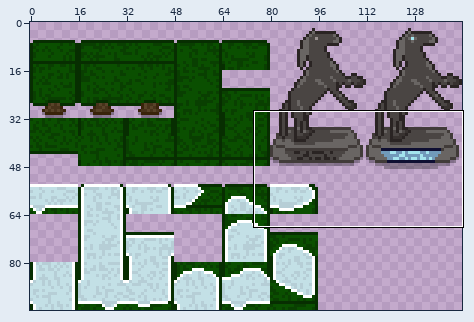
Sprite sheet, stored at graphics/structures/hedges.png. Above, an overview of the earlier version with the close-up marked.
Close-up. Earlier state:
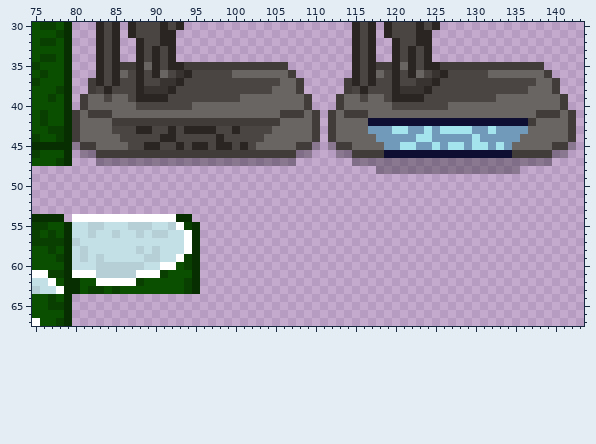
The file is 144x96 pixels. Colours within 5 levels of each other are drawn and written as one. Shown: x 75..143, y 30..67.
And afterwards:
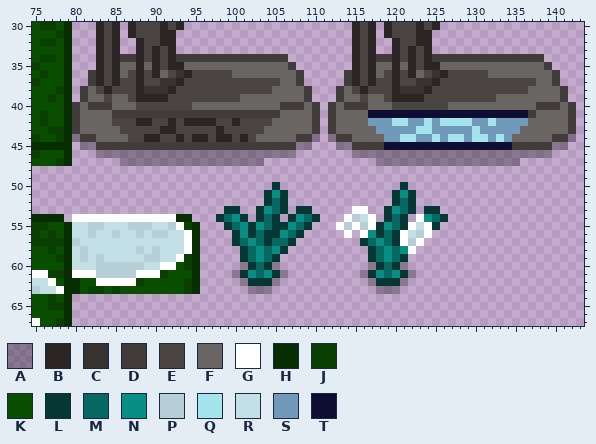
Palette (. is transparent): A #0000004b  B #2a2423  C #383230  D #413b39  E #4a4543  F #696563  G #ffffff  H #072e01  J #093f01  K #0a4f00  L #053834  M #086962  N #088e85  P #b6ced6  Q #a3e4ed  R #c3e0e6  S #719aba  T #0e0e32
From old to new:
@@ x 75..143 @@
 33 KKKKH...BEB..BEBEB......................BEB..BEBEB...................
-34 KJJKH...BEB..BEBEB......................BEB..BEBEB...................
-35 JKKKH...BEBDDBFBEBBDDDDDDDDDDDDD........BEBDDBFBEBBDDDDDDDDDDDDD.....
-36 KJKKH...BEBFEBEBFECBEEEEEFFFFFFFD.......BEBFEBEBFECBEEEEEFFFFFFFD....
+34 KJJKH...BEBDDBEBEBDDDDDDDDDDDDDD........BEBDDBEBEBDDDDDDDDDDDDDD.....
+35 JKKKH...BEBFFBFBEBBFFFFFFFFFFFFFD.......BEBFFBFBEBBFFFFFFFFFFFFFD....
+36 KJKKH..DBEBFEBEBFECBEEEEEFFFFFFFFD.....DBEBFEBEBFECBEEEEEFFFFFFFFD...
 37 JKKKH..DBEBEEBEECCBEEEEEEEEEEEEFFD.....DBEBEEBEECCBEEEEEEEEEEEEFFD...
-38 KKKJH..DEBEEEBCCCBEEEEEEEEEEEEFFFD.....DEBEEEBCCCBEEEEEEEEEEEEFFFD...
+38 KKKJH.DFEBEEEBCCCBEEEEEEEEEEEEFFFFD...DFEBEEEBCCCBEEEEEEEEEEEEFFFFD..
 39 KKJKH.DFFEFFEBBBBEEEEEEEEEFFFFFFFFD...DFFEFFEBBBBEEEEEEEEEFFFFFFFFD..
-40 KKKKH.DFFFFFFEEEEEEEFFFFFFFFFFFFFFD...DFFFFFFEEEEEEEFFFFFFFFFFFFFFD..
-41 KJKKHDFDDDFFFFFFFFFFFFFFFFFFFFFDDDFD.DFDDDFFFFFFFFFFFFFFFFFFFFFDDDFD.
-42 KJKKHDFFFFDDDDDDDDDDDDDDDDDDDDDFFFFD.DFFFFTTTTTTTTTTTTTTTTTTTTDFFFFD.
-43 KKJJHDFFFFEEEBBEEBEBBBBEEBEEEEFFFFFD.DFFFFSSSQQSSQSQQQQSSQSSSSFFFFFD.
-44 JKKJHDFFFFFEEEEEBBEEEEEBEEEEEFFFFFFD.DFFFFFSSSSSQQSSSSSQSSSSSFFFFFFD.
-45 HHHHHADDFFFFEEBBEEBEBBEBBEBEFFFFFDDA.ADDFFFFSSQQSSQSQQSQQSQSFFFFFDDA.
-46 JKKKH.AADDDDDDDDDDDDDDDDDDDDDDDDDAA...AADDDDTTTTTTTTTTTTTTTTDDDDDAA..
-47 KKKJH...AAAAAAAAAAAAAAAAAAAAAAAAA.......AAAAAAAAAAAAAAAAAAAAAAAAA....
-48 ...........................................AAAAAAAAAAAAAAAAAA........
+40 KKKKHDFDDDFFFEEEEEEEFFFFFFFFFFFDDDFD.DFDDDFFFEEEEEEEFFFFFFFFFFFDDDFD.
+41 KJKKHDFFFFDDDDDDDDDDDDDDDDDDDDDFFFFD.DFFFFTTTTTTTTTTTTTTTTTTTTDFFFFD.
+42 KJKKHDFFFFEEEBBEEBEBBBBEEBEEEEFFFFFD.DFFFFSSSQQSSQSQQQQSSQSSSSFFFFFD.
+43 KKJJHDFFFFFEEEEEBBEEEEEBEEEEEFFFFFFD.DFFFFFSSSSSQQSSSSSQSSSSSFFFFFFD.
+44 JKKJHADDFFFFEEBBEEBEBBEBBEBEFFFFFDDA.ADDFFFFSSQQSSQSQQSQQSQSFFFFFDDA.
+45 HHHHH.AADDDDDDDDDDDDDDDDDDDDDDDDDAA...AADDDDTTTTTTTTTTTTTTTTDDDDDAA..
+46 JKKKH...AAAAAAAAAAAAAAAAAAAAAAAAA.......AAAAAAAAAAAAAAAAAAAAAAAAA....
+47 KKKJH......AAAAAAAAAAAAAAAAAA..............AAAAAAAAAAAAAAAAAA........
+48 .....................................................................
 49 .....................................................................
-50 .....................................................................
-51 .....................................................................
-52 .....................................................................
-53 .....................................................................
-54 HHHH.GGGGGGGGGGGGGHH.................................................
-55 JJKKHRRPPRRRPPPRRPGJH................................................
-56 JKJKHRRPRRPRRPRPPRRGH................................................
-57 JJJJHPRRRRRRRRRRRRRGH................................................
-58 KKJKHRPRRRRRRPRPRRRGH................................................
-59 KKKJHRPRPRRRRRPPRRGJH................................................
-60 KKKKHRRRPPPPPPRRGGKJH................................................
-61 GGJJHGGGPPPPPGGGJKKKH................................................
-62 RRGKHHKKGGGGGJKKKKKJH................................................
-63 PRRGHHKJJKJKKKKKKKKJH................................................
+50 ..............................L...............L......................
+51 .............................LNL.............LNL.....................
+52 .............................LML.............LML.....................
+53 ........................LL..LNML.LL.....GG..LNML.LL..................
+54 HHHH.GGGGGGGGGGGGGHH...LMNL.LML.LNML...GPRG.LML.GNML.................
+55 JJKKHRRPPRRRPPPRRPGJH...LMNLNMLLNML...GPGPGLNMLGRGL..................
+56 JKJKHRRPRRPRRPRPPRRGH....LNLMLLNML.....G.GNLMLGRPG...................
+57 JJJJHPRRRRRRRRRRRRRGH....LMNMLMML........LMNMLGPG....................
+58 KKJKHRPRRRRRRPRPRRRGH.....LMNMNL..........LMNMNG.....................
+59 KKKJHRPRPRRRRRPPRRGJH.....LMNML...........LMNML......................
+60 KKKKHRRRPPPPPPRRGGKJH.....ALMLA...........ALMLA......................
+61 GGJJHGGGPPPPPGGGJKKKH....ALNMNLA.........ALNMNLA.....................
+62 RRGKHHKKGGGGGJKKKKKJH.....ALLLA...........ALLLA......................
+63 PRRGHHKJJKJKKKKKKKKJH......AAA.............AAA.......................
 64 KKJKH................................................................
